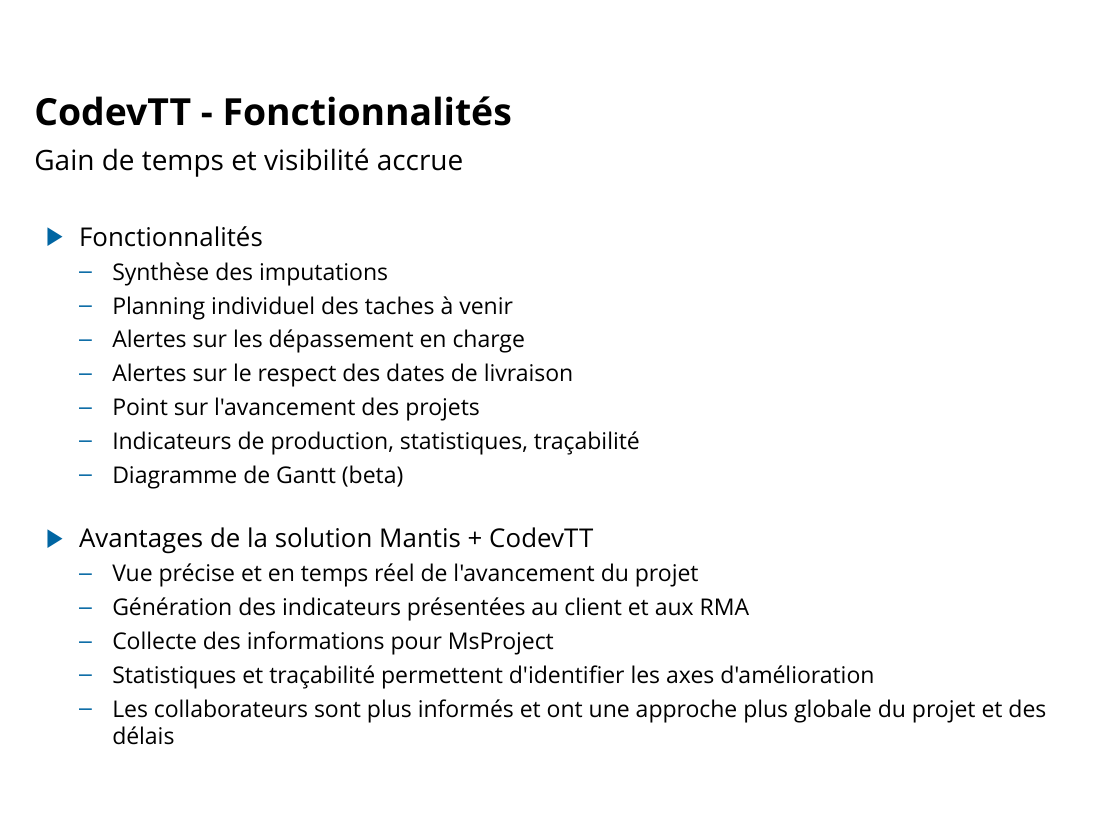
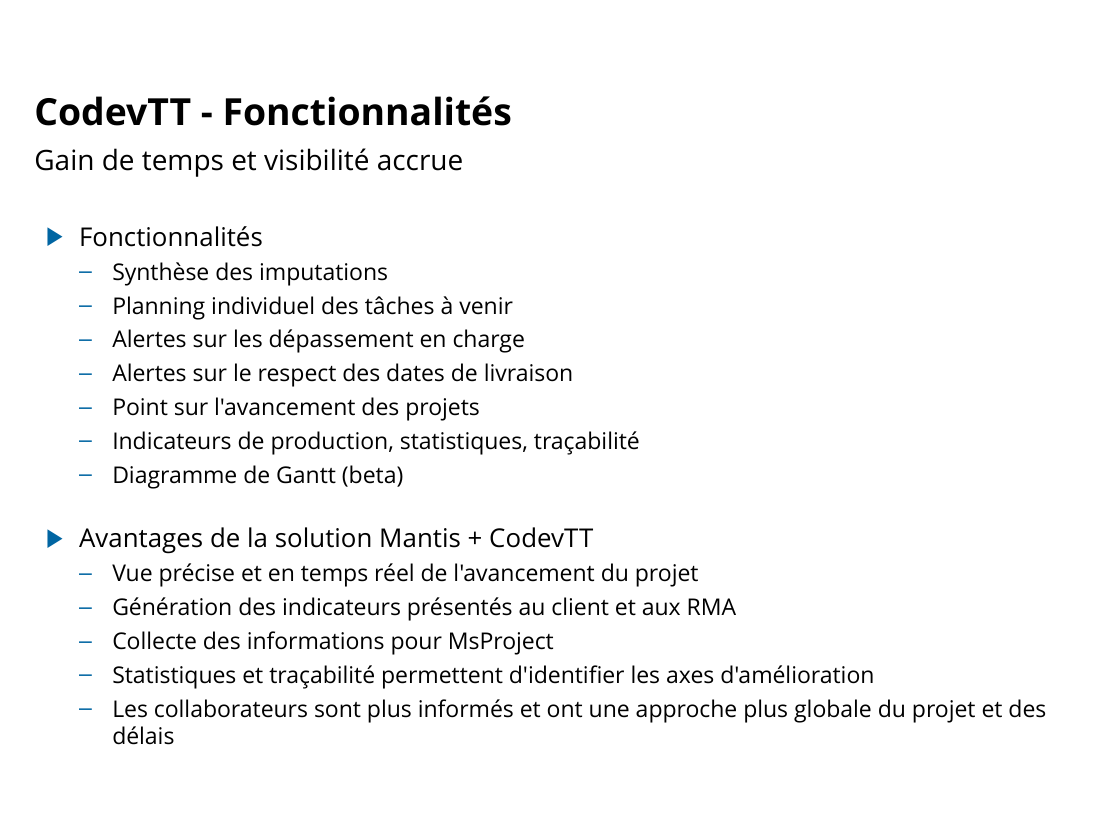
Before and after one commit to lbayle/codev, a slide deck: slide 7 of doc/Presentation/CodevTT_5a7_20120315.odp. Drawn at 1120x840 pixels with LibreOffice and Linux fonts; fonts in the diff are those of the drawing; background and template pictures are left out. Boxes give left, top, right and bottom in pixels: in the first picture for what was removed or moved away, otherwise in the second. Text is boxed around its words. In the diff, an @@ line names an element or a change of style, - is before the commit and + after.

Commit message:
DOC : presentation 5@7

```diff
--- a/doc/Presentation/CodevTT_5a7_20120315.odp
+++ b/doc/Presentation/CodevTT_5a7_20120315.odp
@@ text at (112,296,513,319): text changed @@
-  – Planning individuel des taches à venir
+  – Planning individuel des tâches à venir
@@ text at (112,597,736,621): text changed @@
-  – Génération des indicateurs présentées au client et aux RMA
+  – Génération des indicateurs présentés au client et aux RMA
```
Also in this commit, not shown: 3 other slides changed, 1 other file.
